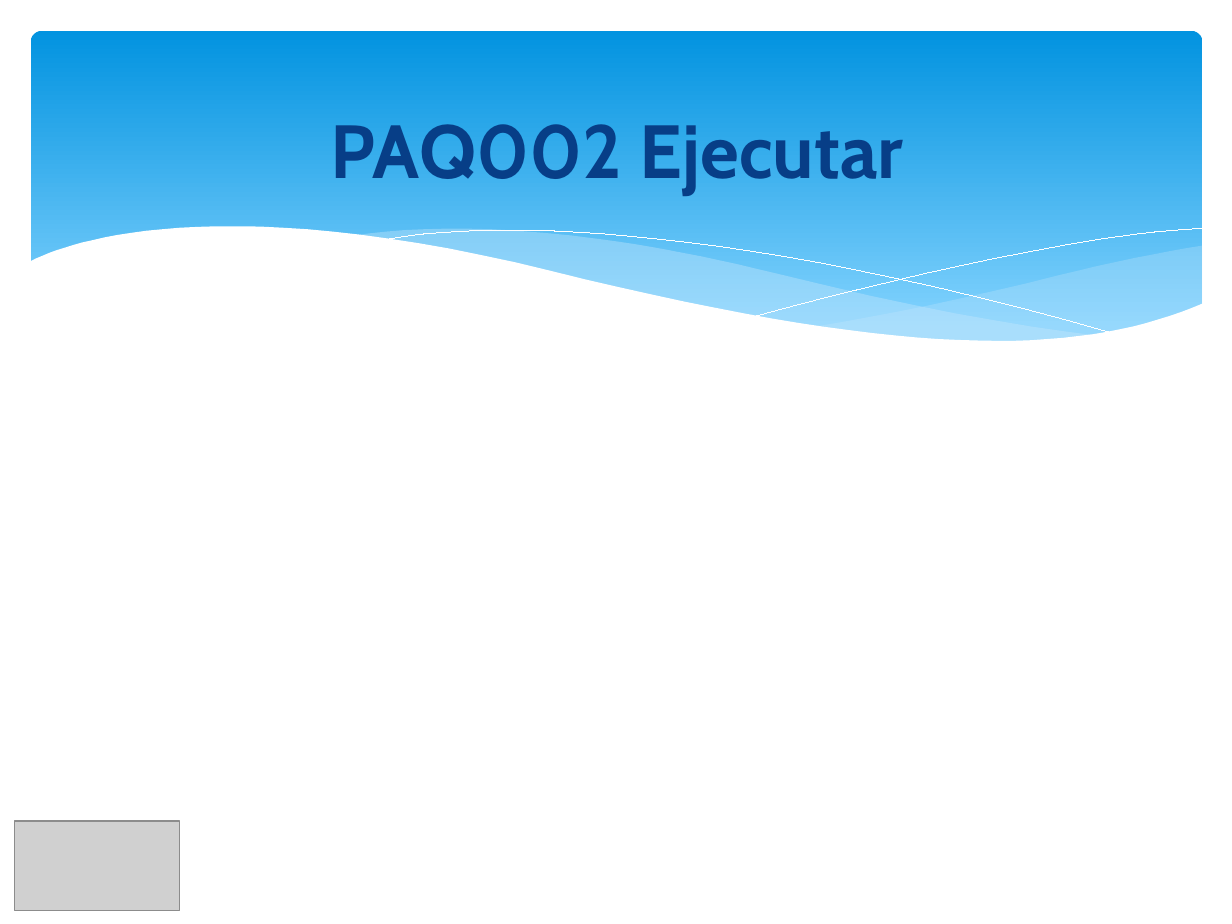
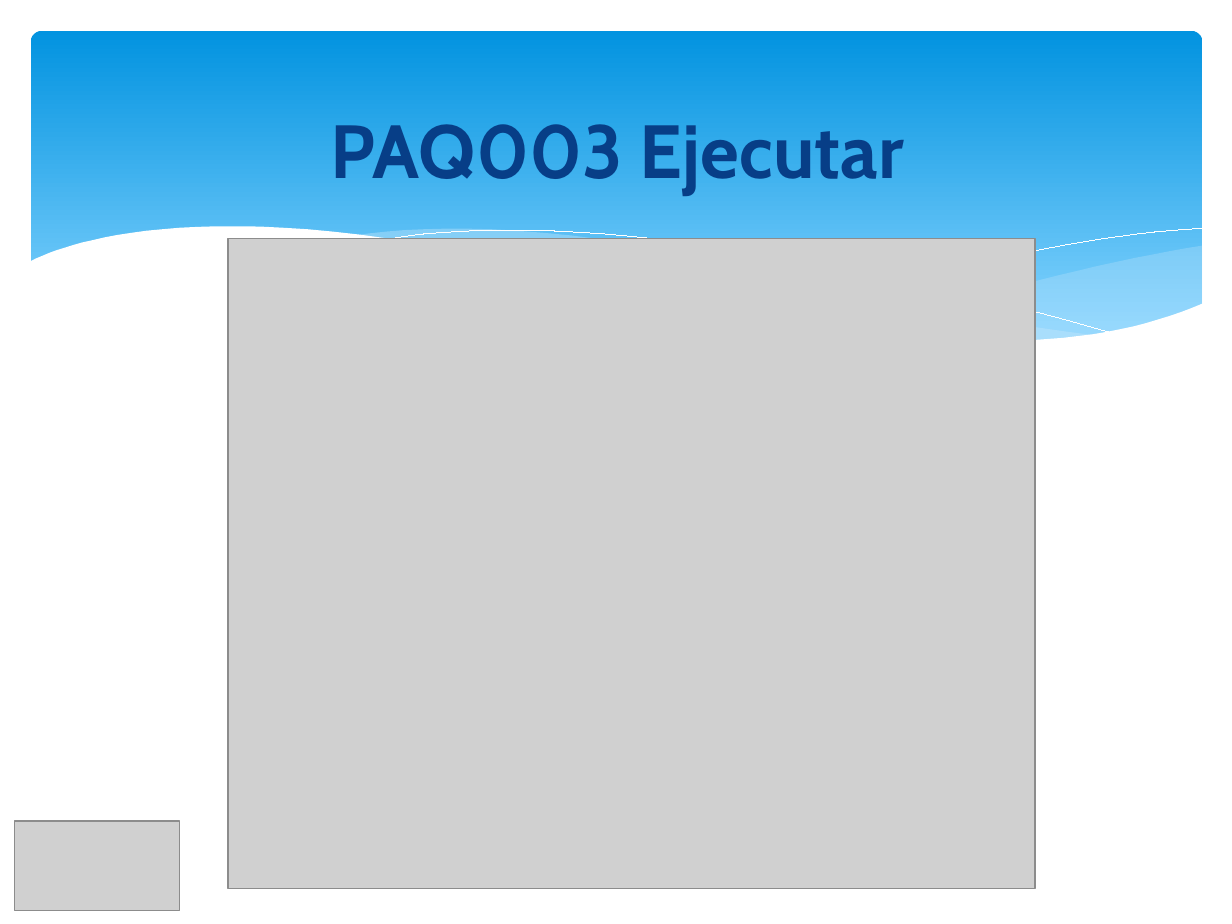
Before and after one commit to orlysemperfi/my-project-pi, a slide deck: slide 15 of PRESENTACION03-P2/PARCIAL/PPT PI2 PARCIAL.pptx (slide 13 before the commit). Drawn at 1232x924 pixels with LibreOffice and Linux fonts; fonts in the diff are those of the drawing; grey boxes stand for pictures. Boxes give left, top, right and bottom in pixels: in the first picture for what was removed or moved away, otherwise in the second. Text is boxed around its words. In the diff, an @@ line names an element or a change of style, - is before the commit and + after.

```diff
--- a/PRESENTACION03-P2/PARCIAL/PPT PI2 PARCIAL.pptx
+++ b/PRESENTACION03-P2/PARCIAL/PPT PI2 PARCIAL.pptx
@@ title at bbox=[331, 124, 904, 194]: text changed @@
-PAQ002 Ejecutar
+PAQ003 Ejecutar
@@ picture added at bbox=[228, 238, 1035, 888] @@
```
Also in this commit, not shown: 11 other slides changed.
